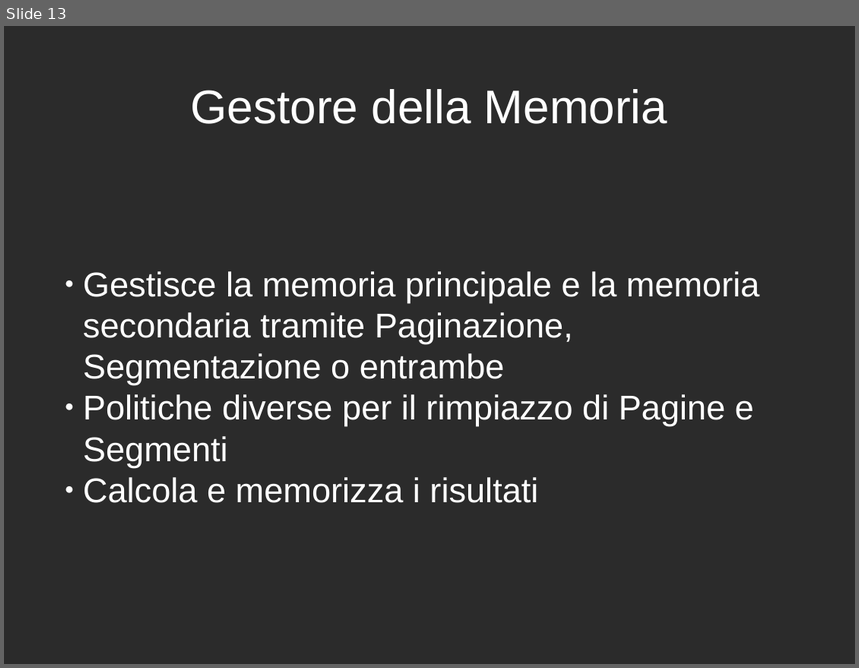
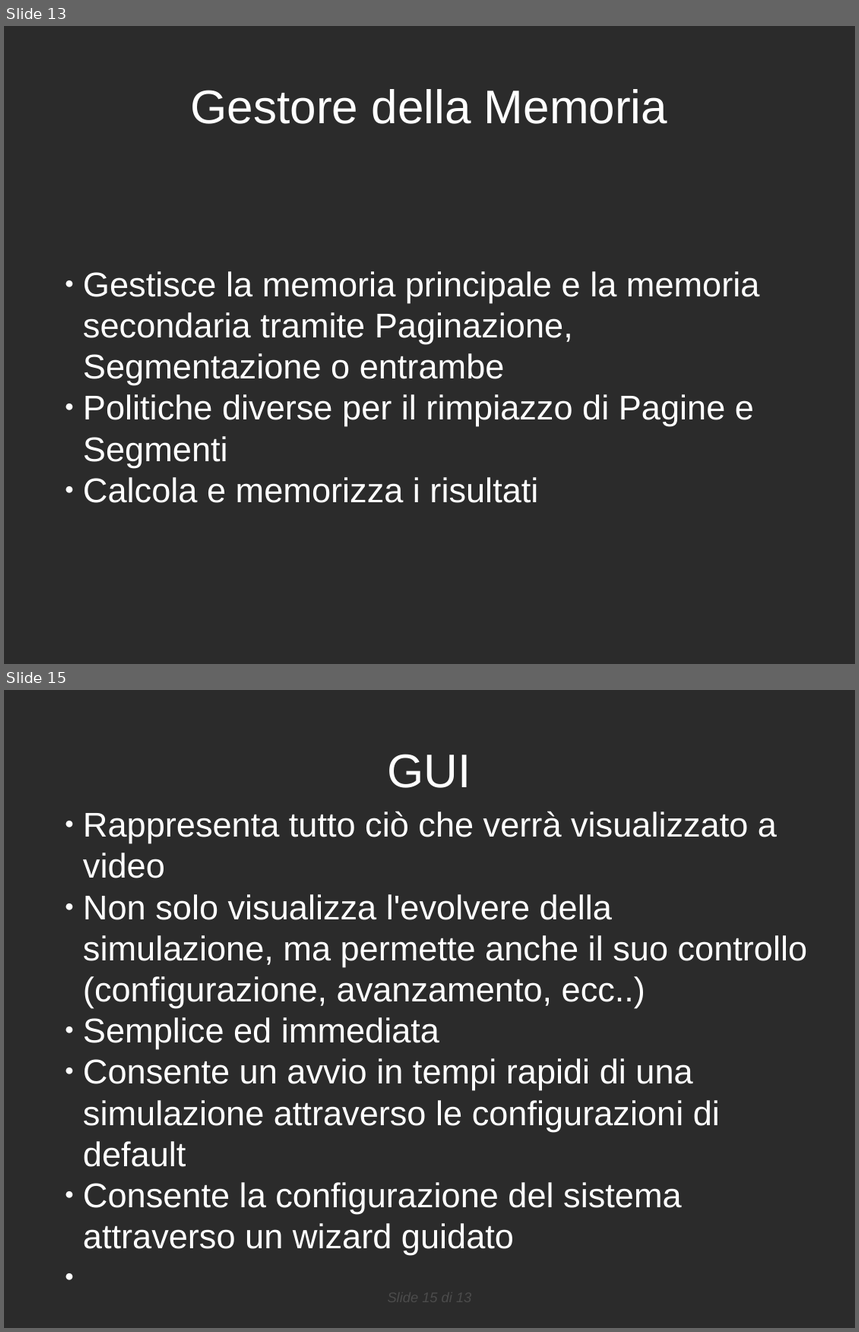
Before and after one commit to danybony/sigem, a slide deck: doc/RPP/presentazione.odp. Shown one above the other, each under a label of ours: slide 13 before the commit, slides 13 and 15 after it; the slides between them are not shown. The pictures are 859x668 and 859x1332 pixels, drawn with LibreOffice and Linux fonts; fonts in the diff are those of the drawing; background and template pictures are left out; a plain dark background stands for a picture behind light text. Boxes give left, top, right and bottom in pixels: in the first picture for what was removed or moved away, otherwise in the second. Text is boxed around its words. In the diff, an @@ line names an element or a change of style, - is before the commit and + after.

```diff
--- a/doc/RPP/presentazione.odp
+++ b/doc/RPP/presentazione.odp
@@ slide 15 added at [4, 690, 855, 1328], background picture (left out) @@
@@ title added at [388, 754, 471, 788], 44 pt, text #FFFFFF @@
+GUI
@@ subtitle added at [83, 811, 808, 1255], 32 pt, text #FFFFFF @@
+  ● Rappresenta tutto ciò che verrà visualizzato a video
+  ● Non solo visualizza l'evolvere della simulazione, ma permette anche il suo controllo (configurazione, avanzamento, ecc..)
+  ● Semplice ed immediata
+  ● Consente un avvio in tempi rapidi di una simulazione attraverso le configurazioni di default
+  ● Consente la configurazione del sistema attraverso un wizard guidato
@@ text added at [4, 1286, 855, 1328], 13 pt, text #4C4C4C, italic @@
+Slide 15 di 13
```
Also in this commit, not shown: 3 slides changed, 4 other slides added, 3 slides removed.
